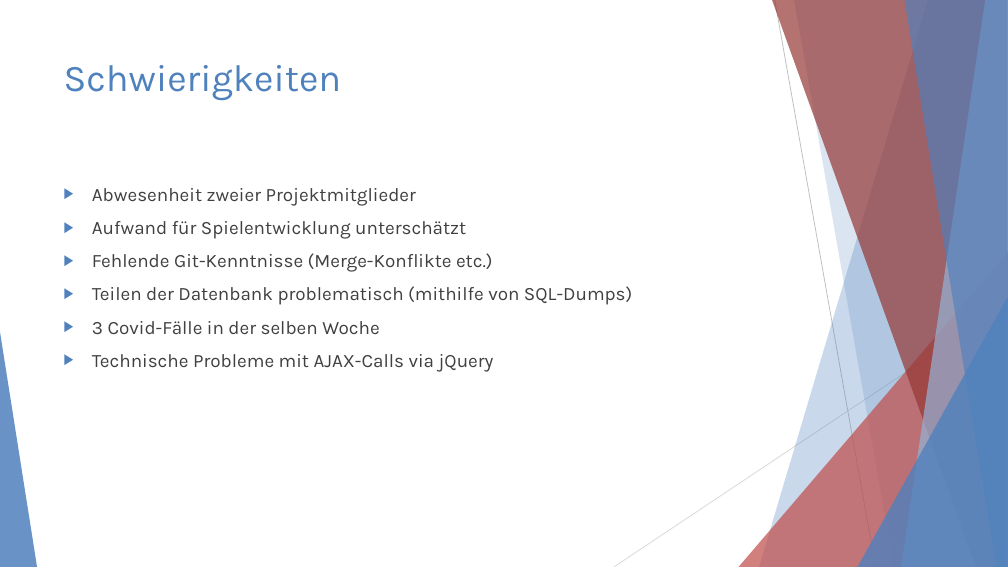
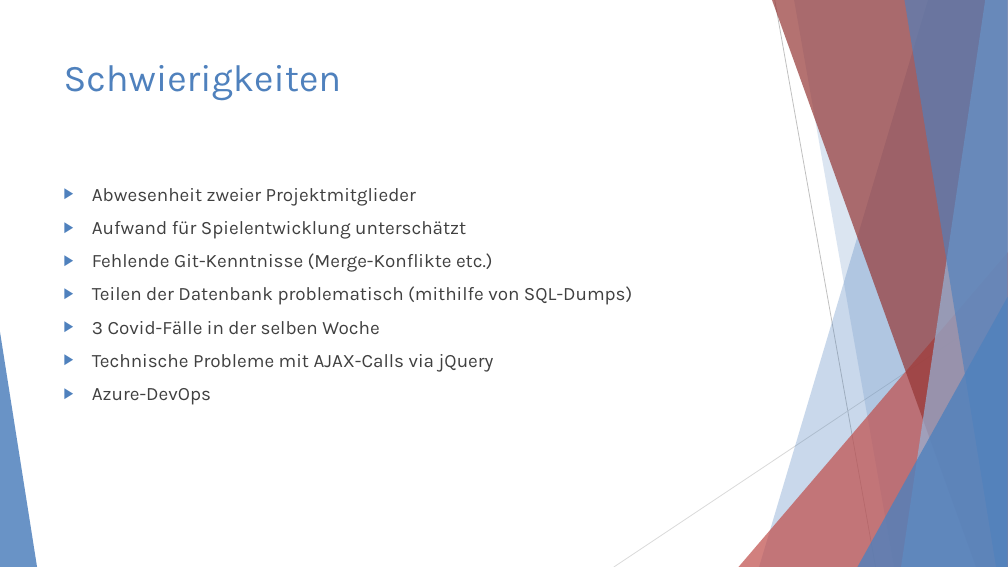
Before and after one commit to RaoulWo/studyhelp, a slide deck: slide 5 of artefacts/presentation/Studyhelp.pptx. Drawn at 1008x567 pixels with LibreOffice and Linux fonts; fonts in the diff are those of the drawing. Boxes give left, top, right and bottom in pixels: in the first picture for what was removed or moved away, otherwise in the second. Text is boxed around its words. In the diff, an @@ line names an element or a change of style, - is before the commit and + after.

```diff
--- a/artefacts/presentation/Studyhelp.pptx
+++ b/artefacts/presentation/Studyhelp.pptx
@@ text at [92,388,211,405]: paragraph added @@
+▶ Azure-DevOps
```
Also in this commit, not shown: 2 other slides changed.
